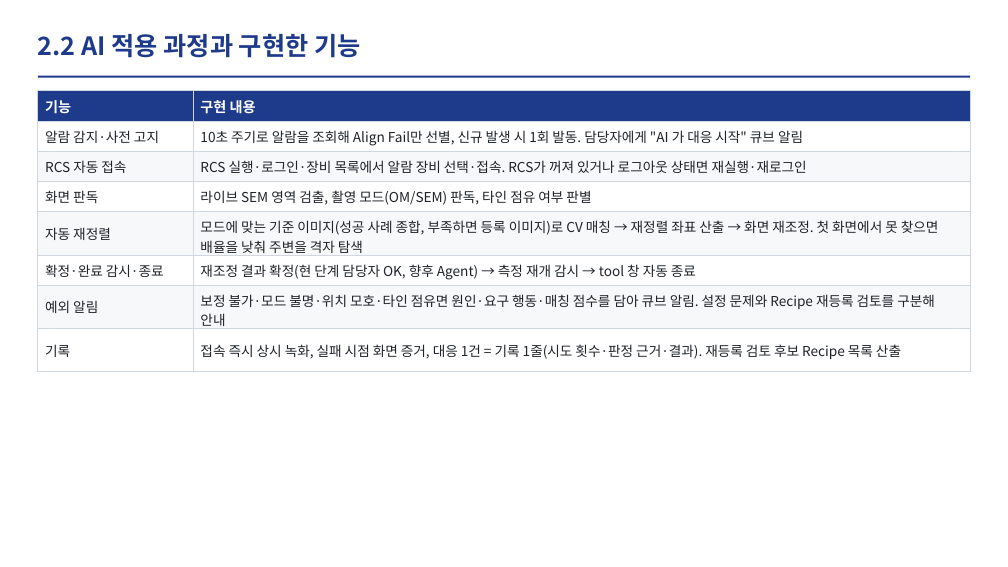
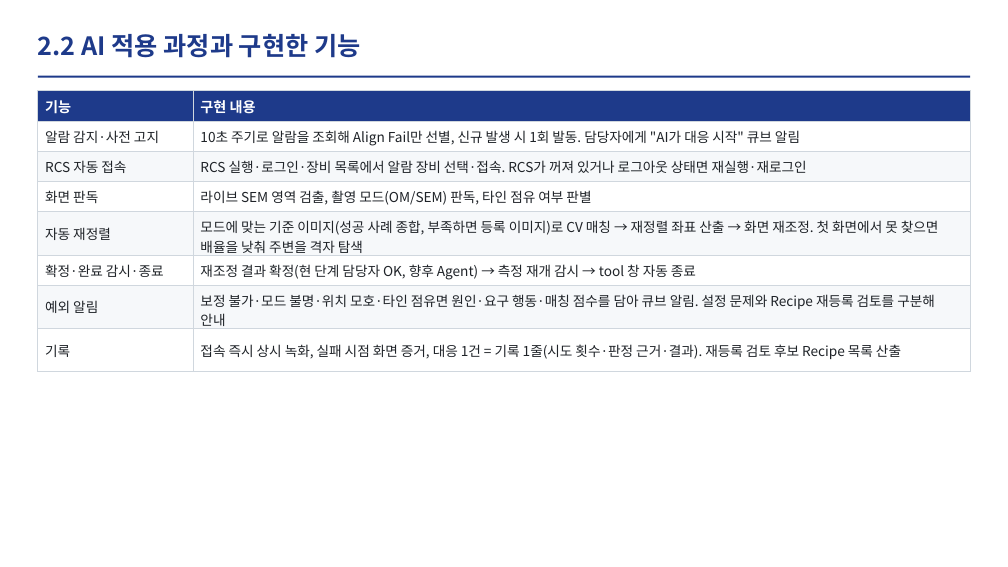
Before and after one commit to DarrenKoi/auto_recipe_creator, a slide deck: slide 4 of docs/project_progress/img/07/07_slides.pptx. Drawn at 1008x567 pixels with LibreOffice and Linux fonts; fonts in the diff are those of the drawing. Boxes give left, top, right and bottom in pixels: in the first picture for what was removed or moved away, otherwise in the second. Text is boxed around its words. In the diff, an @@ line names an element or a change of style, - is before the commit and + after.

```diff
--- a/docs/project_progress/img/07/07_slides.pptx
+++ b/docs/project_progress/img/07/07_slides.pptx
@@ table at bbox=[38, 91, 971, 363] @@
@@ row 2, column 2: "10초 주기로 알람을 조회해 Align Fail만 선별, 신규 발생 시 1회 발동. 담당자에게 "AI 가 대응 시작" 큐브 알림" to "10초 주기로 알람을 조회해 Align Fail만 선별, 신규 발생 시 1회 발동. 담당자에게 "AI가 대응 시작" 큐브 알림" @@
```
Also in this commit, not shown: 8 other slides changed, 8 other files.
